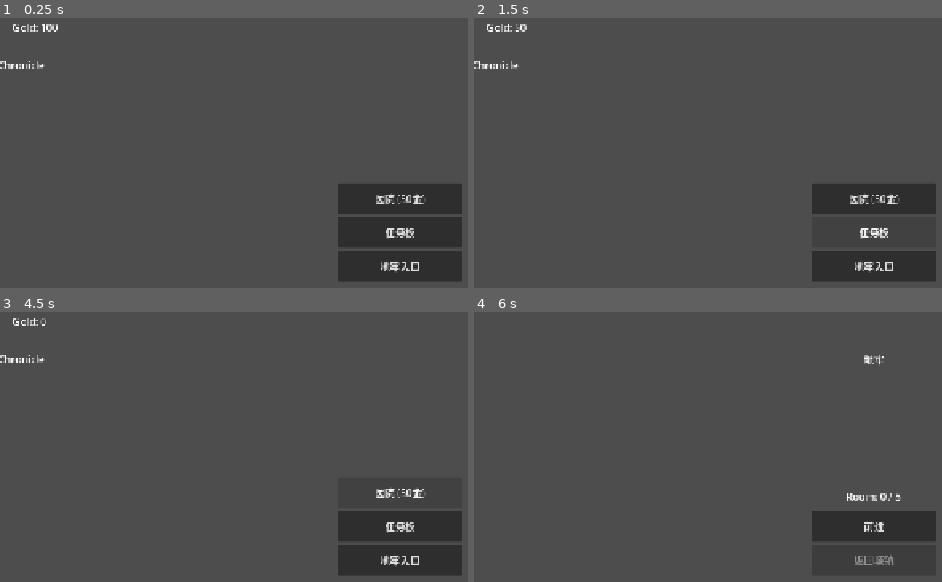
Above: before the commit, frames 1-4 (two rows, left to right).
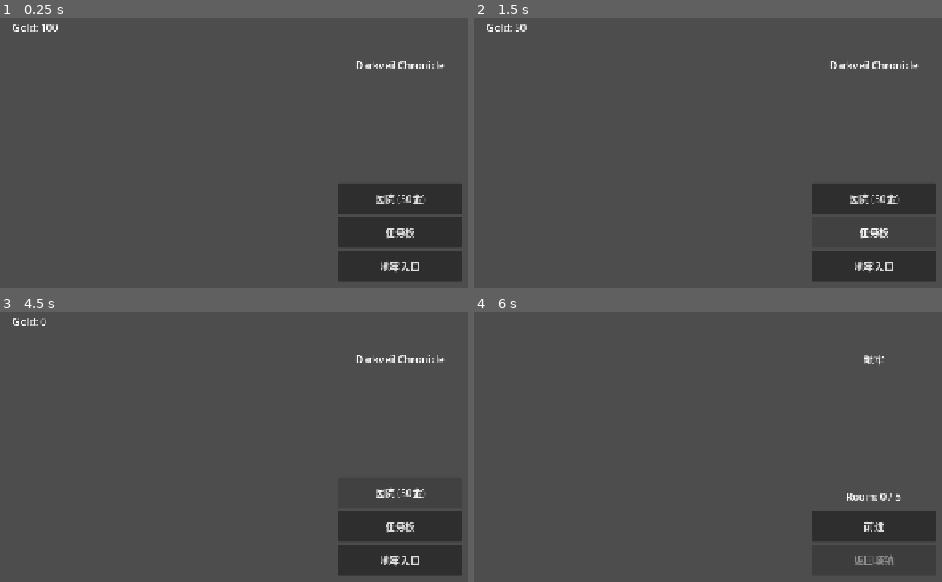
Above: after the commit, the same moments.

Repository: ycfyu12345/darkveil_chronicle
Game: Godot game, scene res://scenes/town/town_scene.tscn
Same seed, same stepped clock (60 frames per second), same inputs: the game is played once before the commit and once after it.
Inputs:
- Up to frame 1 (0.25 s): no input
- Up to frame 2 (1.5 s): click "医院 (50金)" at 0.5 s; click "任务板" at 1.25 s
- Up to frame 3 (4.5 s): click "地牢入口" at 2 s; click "前进" at 2.75 s; click "返回城镇" at 3.5 s; click "医院 (50金)" at 4.25 s
- Up to frame 4 (6 s): click "任务板" at 5 s; click "地牢入口" at 5.75 s

The runs differ from the first frame. In frame 1, 0.4% of the frame differs, in the area x 0-96%, y 15-19%; in frame 2, 0.4%; in frame 3, 0.4%; in frame 4, nothing differs.

Commit message:
fix: 修复场景布局和按钮 layout_mode

Diff:
--- a/scenes/dungeon/dungeon_scene.tscn
+++ b/scenes/dungeon/dungeon_scene.tscn
@@ -27,13 +27,16 @@
 
 [node name="ProgressLabel" type="Label" parent="ExplorationUI"]
 custom_minimum_size = Vector2(200, 30)
+layout_mode = 2
 text = "Room: 0 / 5"
 horizontal_alignment = 1
 
 [node name="AdvanceButton" type="Button" parent="ExplorationUI"]
 custom_minimum_size = Vector2(200, 50)
+layout_mode = 2
 text = "前进"
 
 [node name="RetreatButton" type="Button" parent="ExplorationUI"]
 custom_minimum_size = Vector2(200, 50)
+layout_mode = 2
 text = "返回城镇"
--- a/scenes/town/town_scene.tscn
+++ b/scenes/town/town_scene.tscn
@@ -12,12 +12,9 @@
 color = Color(0.2, 0.2, 0.25, 1)
 
 [node name="Title" type="Label" parent="." unique_id=1359192457]
-anchors_preset = 5
-anchor_left = 0.5
-anchor_right = 0.5
-offset_left = -100.0
+offset_left = 540.0
 offset_top = 80.0
-offset_right = 100.0
+offset_right = 740.0
 offset_bottom = 130.0
 text = "Darkveil Chronicle"
 horizontal_alignment = 1
@@ -46,6 +43,6 @@
 [node name="GoldLabel" type="Label" parent="." unique_id=1040665231]
 offset_left = 20.0
 offset_top = 20.0
-offset_right = 120.0
+offset_right = 150.0
 offset_bottom = 50.0
 text = "Gold: 100"
